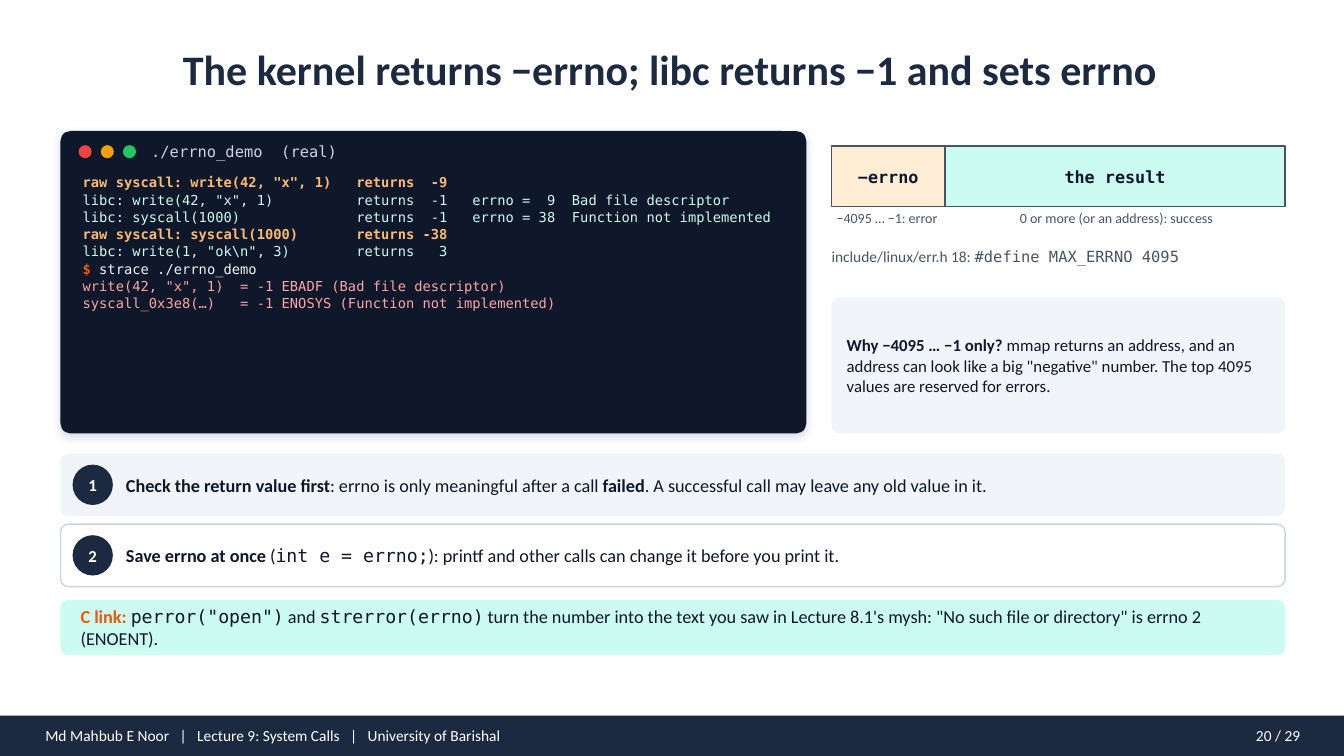
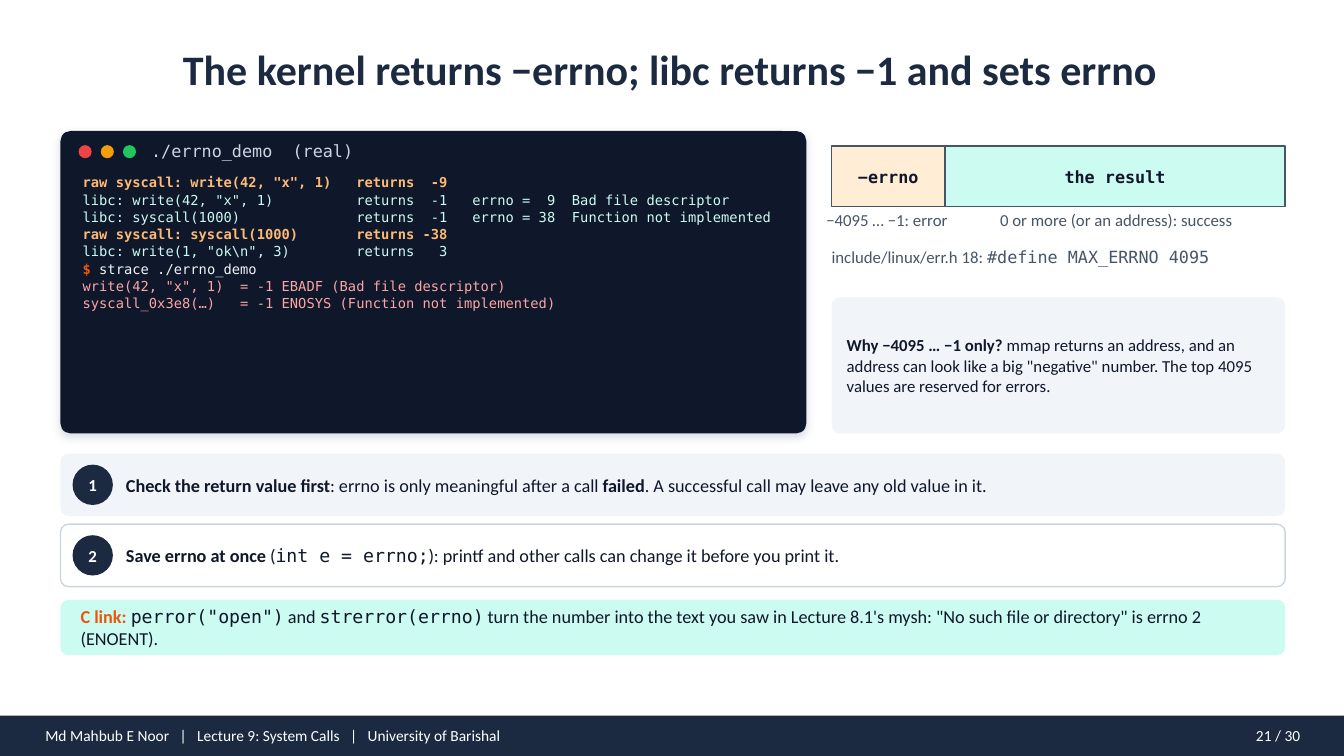
Before and after one commit to mahbubnoor/Introduction-to-system-programming, a slide deck: slide 21 of decks/lecture_09.pptx (slide 20 before the commit). Drawn at 1344x756 pixels with LibreOffice and Linux fonts; fonts in the diff are those of the drawing. Boxes give left, top, right and bottom in pixels: in the first picture for what was removed or moved away, otherwise in the second. Text is boxed around its words. In the diff, an @@ line names an element or a change of style, - is before the commit and + after.

```diff
--- a/decks/lecture_09.pptx
+++ b/decks/lecture_09.pptx
@@ text "./errno_demo (real)" at (151,144,354,161): size 11 to 12 pt @@
@@ text "−4095 … −1: error" at (826,215,947,226): size 10 to 12 pt @@
@@ text "0 or more (or an ..." at (1000,214,1232,228): size 10 to 12 pt @@
@@ text "include/linux/err.h 18: #define MAX_ERRNO 4095" at (832,250,1209,267): size 11 to 12 pt @@
@@ text at (1256,731,1301,741): text changed @@
-20 / 29
+21 / 30
```
Also in this commit, not shown: 28 other slides changed, 1 slide added, 25 other files.
